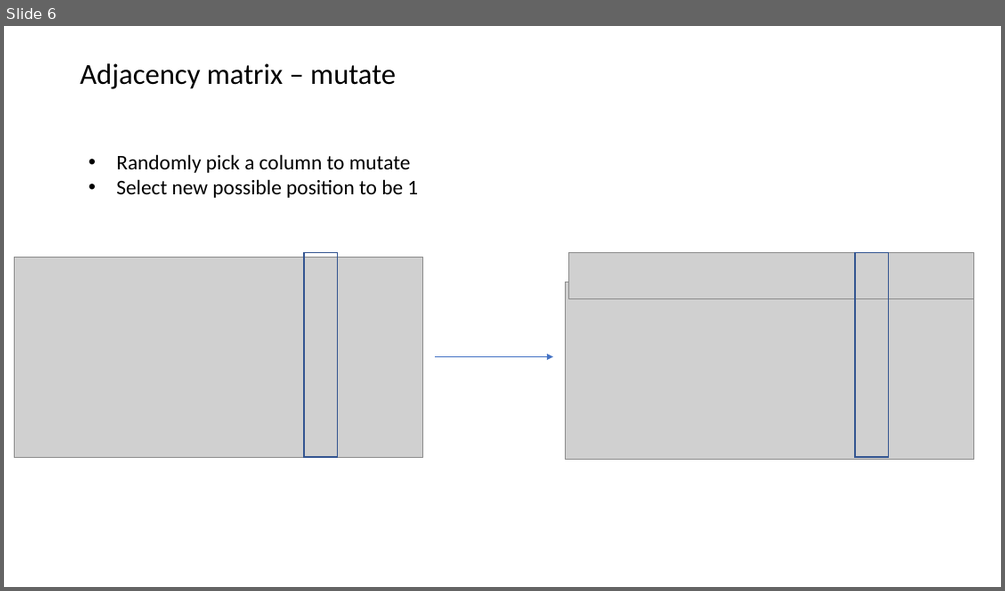
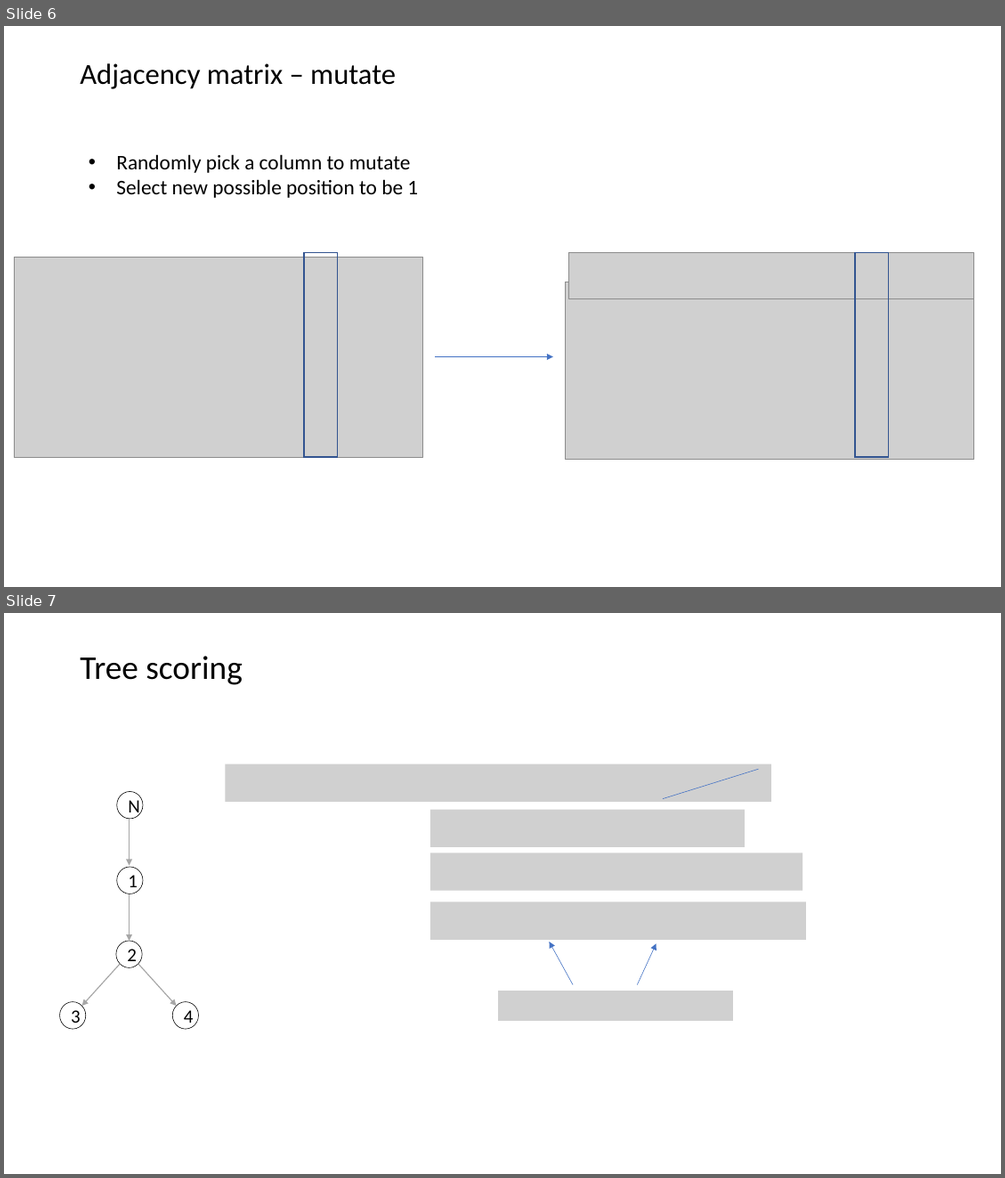
Before and after one commit to KarchinLab/pictograph, a slide deck: v6/figs/test-data-1.pptx. Shown one above the other, each under a label of ours: slide 6 before the commit, slides 6 and 7 after it. The pictures are 1005x591 and 1005x1178 pixels, drawn with LibreOffice and Linux fonts; fonts in the diff are those of the drawing; grey boxes stand for pictures. Boxes give left, top, right and bottom in pixels: in the first picture for what was removed or moved away, otherwise in the second. Text is boxed around its words. In the diff, an @@ line names an element or a change of style, - is before the commit and + after.

```diff
--- a/v6/figs/test-data-1.pptx
+++ b/v6/figs/test-data-1.pptx
@@ slide 7 added at [4, 613, 1001, 1174], background #FFFFFF @@
@@ title added at [80, 656, 242, 685], 32 pt, text #000000 @@
+Tree scoring
@@ picture added at [226, 764, 771, 802] @@
@@ line added from (663, 798) to (759, 770), #4472C4 0.5 pt @@
@@ ellipse added at [117, 792, 143, 819], outline #000000 0.5 pt, 18 pt, text #000000 @@
+N
@@ arrow added from (129, 818) to (129, 865), #A6A6A6 1 pt @@
@@ picture added at [430, 810, 744, 847] @@
@@ ellipse added at [117, 867, 143, 893], outline #000000 0.5 pt, 18 pt, text #000000 @@
+1
@@ picture added at [430, 853, 802, 891] @@
@@ arrow added from (129, 893) to (129, 941), #A6A6A6 1 pt @@
@@ picture added at [430, 901, 806, 939] @@
@@ ellipse added at [116, 941, 142, 967], outline #000000 0.5 pt, 18 pt, text #000000 @@
+2
@@ arrow added from (573, 985) to (550, 941), #4472C4 0.5 pt @@
@@ arrow added from (638, 985) to (656, 943), #4472C4 0.5 pt @@
@@ arrow added from (120, 964) to (81, 1005), #A6A6A6 1 pt @@
@@ arrow added from (138, 964) to (176, 1005), #A6A6A6 1 pt @@
@@ ellipse added at [60, 1002, 86, 1029], outline #000000 0.5 pt, 18 pt, text #000000 @@
+3
@@ ellipse added at [172, 1002, 198, 1029], outline #000000 0.5 pt, 18 pt, text #000000 @@
+4
@@ picture added at [498, 990, 733, 1021] @@
```
Also in this commit, not shown: 2 slides changed, 2 other slides added, 3 other files.
